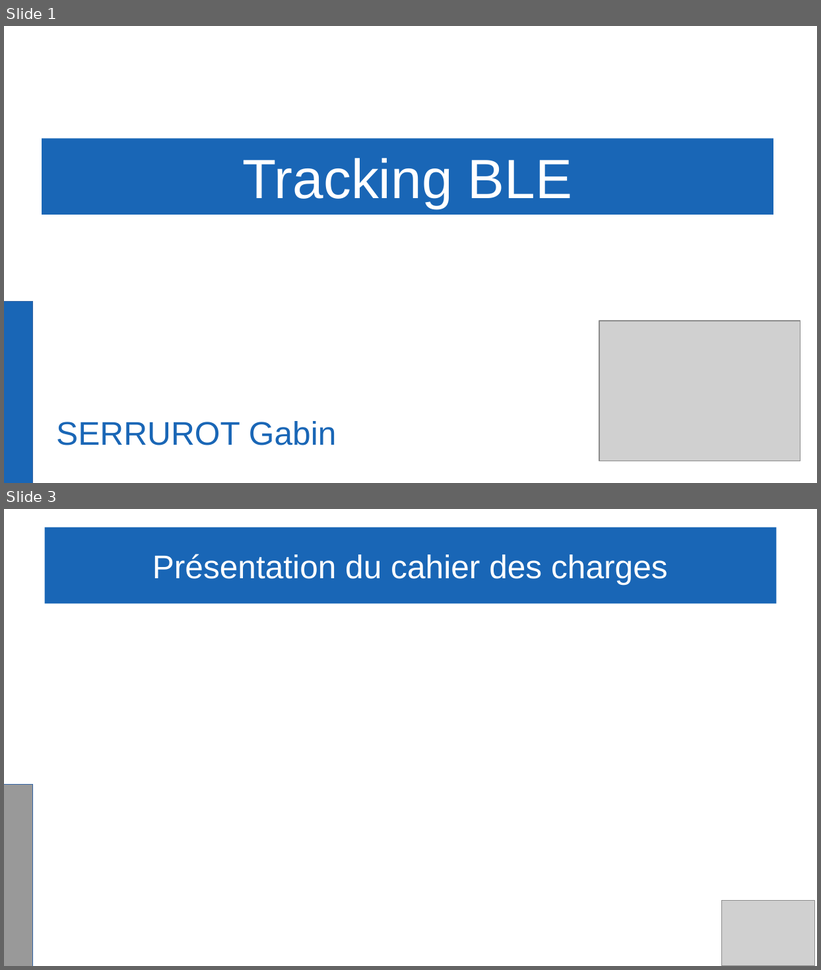
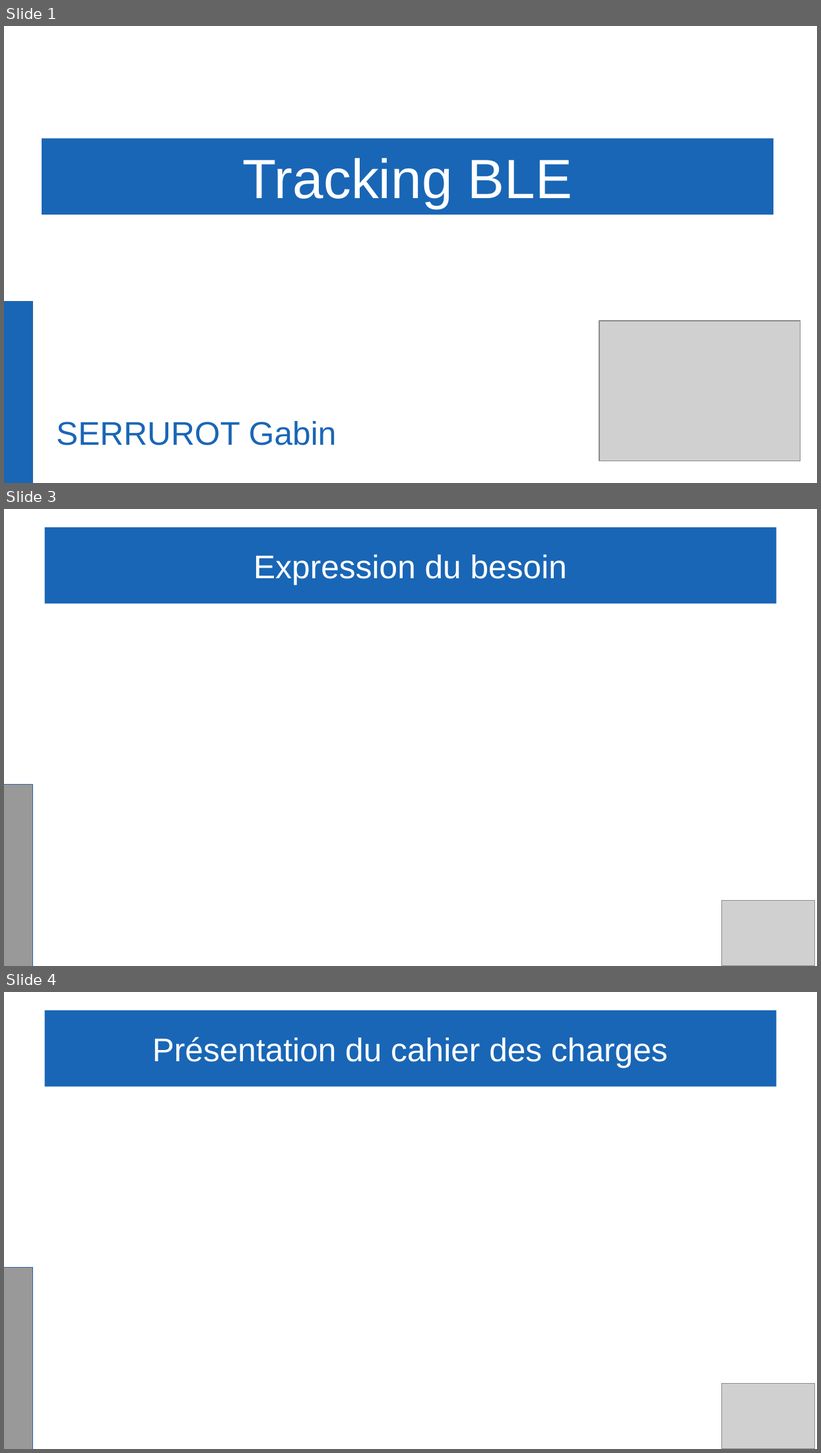
Before and after one commit to Gabin221/Tracking-BLE-documents, a slide deck: Revues/Revues2/Gabin/presentation_yahya_andrea_gabin.odp. Shown one above the other, each under a label of ours: slides 1 and 3 before the commit, slides 1, 3 and 4 after it; the slides between them are not shown. The pictures are 821x970 and 821x1453 pixels, drawn with LibreOffice and Linux fonts; fonts in the diff are those of the drawing; grey boxes stand for pictures; background and template pictures are left out. Boxes give left, top, right and bottom in pixels: in the first picture for what was removed or moved away, otherwise in the second. Text is boxed around its words. In the diff, an @@ line names an element or a change of style, - is before the commit and + after.

```diff
--- a/Revues/Revues2/Gabin/presentation_yahya_andrea_gabin.odp
+++ b/Revues/Revues2/Gabin/presentation_yahya_andrea_gabin.odp
@@ slide 3 added at (4,509,817,966), background #FFFFFF @@
@@ title added at (44,527,777,604), fill #1966B6, 32 pt, text #FFFFFF @@
+Expression du besoin
@@ rectangle added at (4,785,33,966), fill #999999, outline #3465A4 0 pt @@
@@ picture added at (722,901,816,966) @@
@@ what was slide 3 is now slide 4 @@
```
Also in this commit, not shown: 1 other slide added, 1 slide removed, 3 other files.
